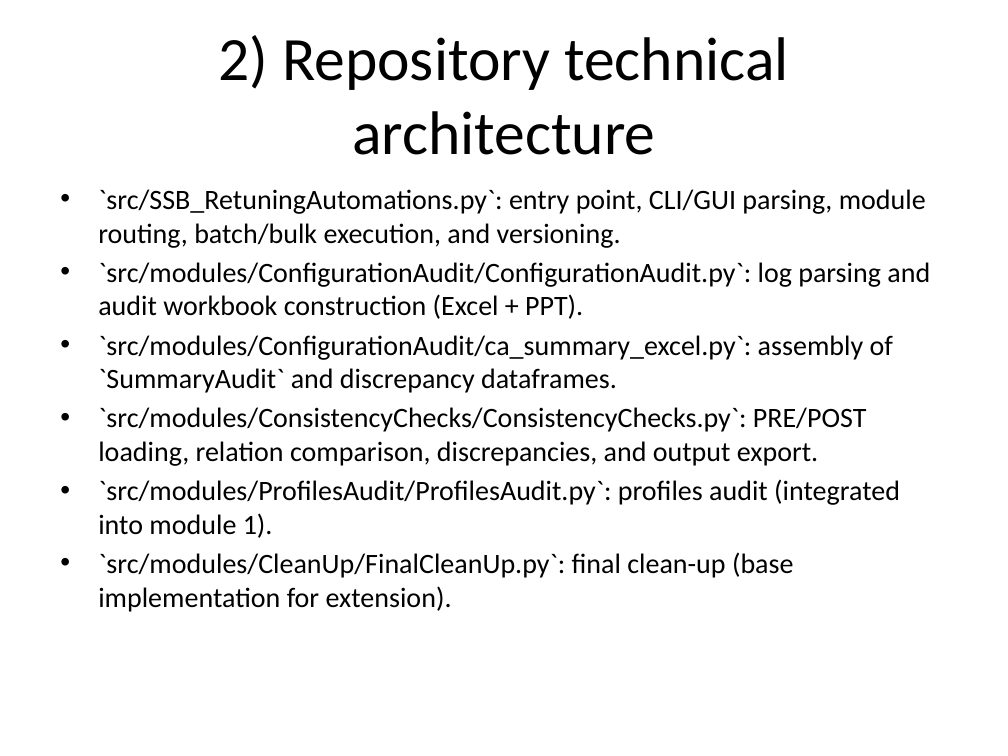
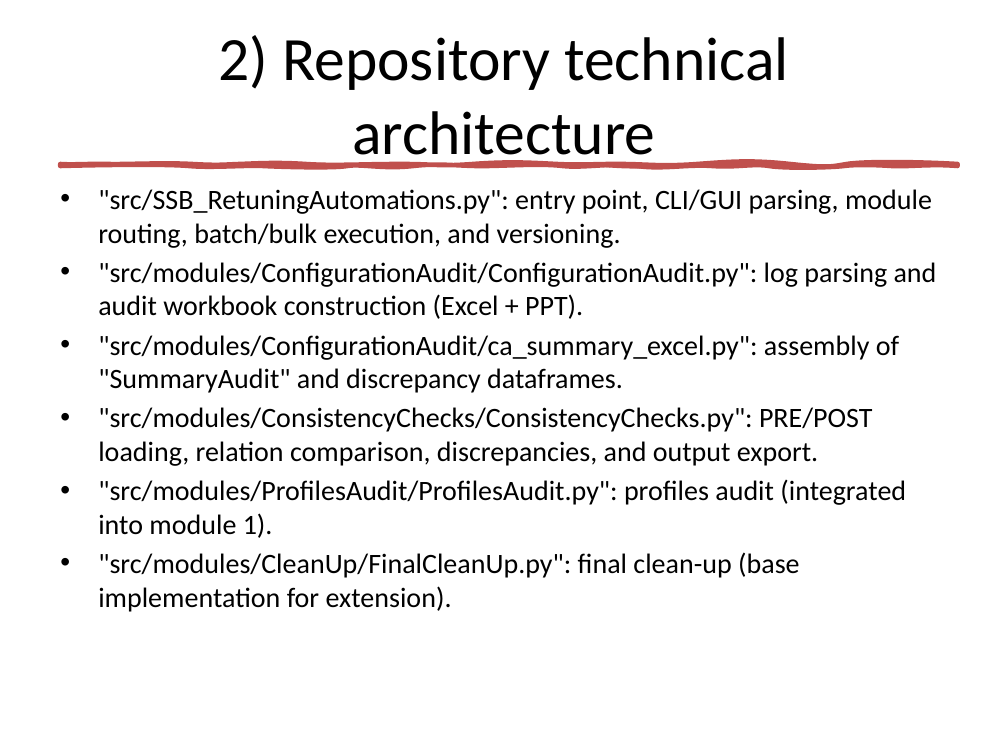
Before and after one commit to jaimetur/SSB_RetuningAutomations, a slide deck: slide 3 of help/SSB-Retuning-Automations-User-Guide-v0.7.1.pptx. Drawn at 1008x756 pixels with LibreOffice and Linux fonts; fonts in the diff are those of the drawing. Boxes give left, top, right and bottom in pixels: in the first picture for what was removed or moved away, otherwise in the second. Text is boxed around its words. In the diff, an @@ line names an element or a change of style, - is before the commit and + after.

Commit message:
Some refactoring and User Guide Automations

```diff
--- a/help/SSB-Retuning-Automations-User-Guide-v0.7.1.pptx
+++ b/help/SSB-Retuning-Automations-User-Guide-v0.7.1.pptx
@@ freeform shape added at (x1=60, y1=164, x2=958, y2=166), fill #C0504D, outline #C0504D 3.25 pt @@
@@ text at (x1=98, y1=189, x2=937, y2=612): text changed @@
-• `src/SSB_RetuningAutomations.py`: entry point, CLI/GUI parsing, module routing, batch/bulk execution, and versioning.
-• `src/modules/ConfigurationAudit/ConfigurationAudit.py`: log parsing and audit workbook construction (Excel + PPT).
-• `src/modules/ConfigurationAudit/ca_summary_excel.py`: assembly of `SummaryAudit` and discrepancy dataframes.
-• `src/modules/ConsistencyChecks/ConsistencyChecks.py`: PRE/POST loading, relation comparison, discrepancies, and output export.
-• `src/modules/ProfilesAudit/ProfilesAudit.py`: profiles audit (integrated into module 1).
-• `src/modules/CleanUp/FinalCleanUp.py`: final clean-up (base implementation for extension).
+• "src/SSB_RetuningAutomations.py": entry point, CLI/GUI parsing, module routing, batch/bulk execution, and versioning.
+• "src/modules/ConfigurationAudit/ConfigurationAudit.py": log parsing and audit workbook construction (Excel + PPT).
+• "src/modules/ConfigurationAudit/ca_summary_excel.py": assembly of "SummaryAudit" and discrepancy dataframes.
+• "src/modules/ConsistencyChecks/ConsistencyChecks.py": PRE/POST loading, relation comparison, discrepancies, and output export.
+• "src/modules/ProfilesAudit/ProfilesAudit.py": profiles audit (integrated into module 1).
+• "src/modules/CleanUp/FinalCleanUp.py": final clean-up (base implementation for extension).
```
Also in this commit, not shown: 6 other slides changed, 4 other files.
